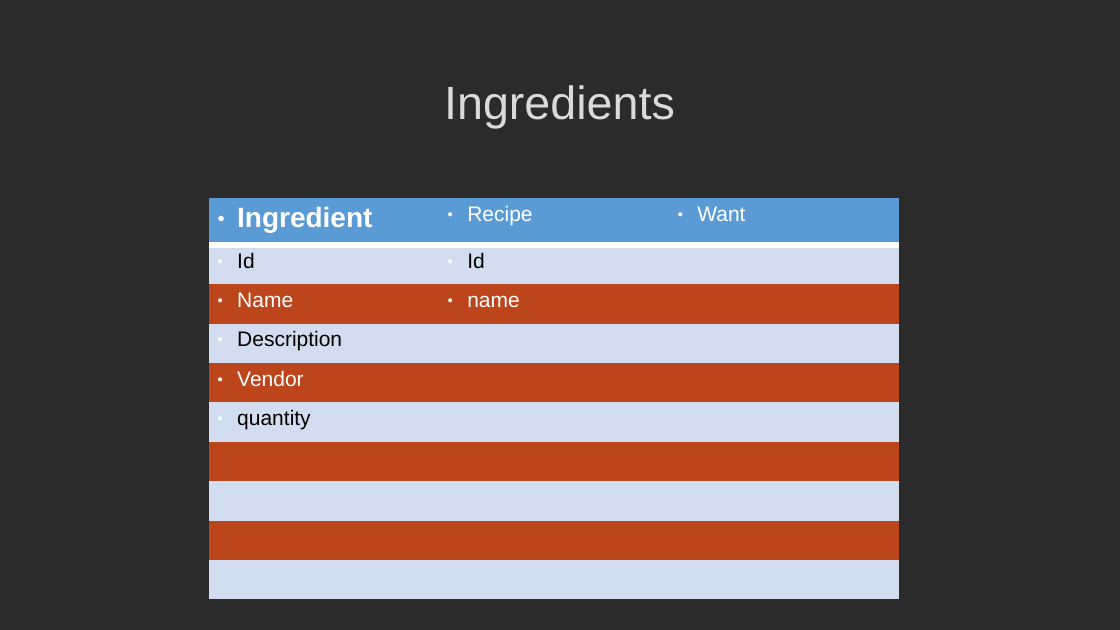
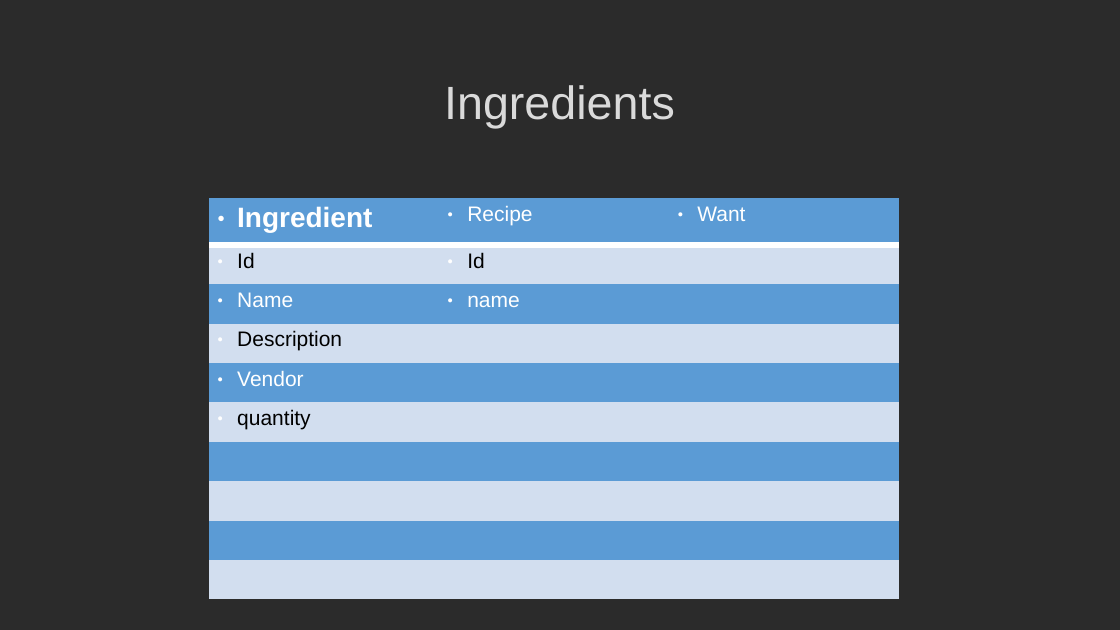
Before and after one commit to MGIS-UMN/GIS5577_week7, a slide deck: slide 12 of Entity_Relationship_Diagram.odp. Drawn at 1120x630 pixels with LibreOffice and Linux fonts; fonts in the diff are those of the drawing; background and template pictures are left out; a plain dark background stands for a picture behind light text. Boxes give left, top, right and bottom in pixels: in the first picture for what was removed or moved away, otherwise in the second. Text is boxed around its words. In the diff, an @@ line names an element or a change of style, - is before the commit and + after.

```diff
--- a/Entity_Relationship_Diagram.odp
+++ b/Entity_Relationship_Diagram.odp
@@ table at [209,198,900,539] @@
@@ fill #BC451B to #5B9BD5 in 12 cells @@
```
Also in this commit, not shown: 2 other slides changed, 1 slide added, 1 slide removed.
